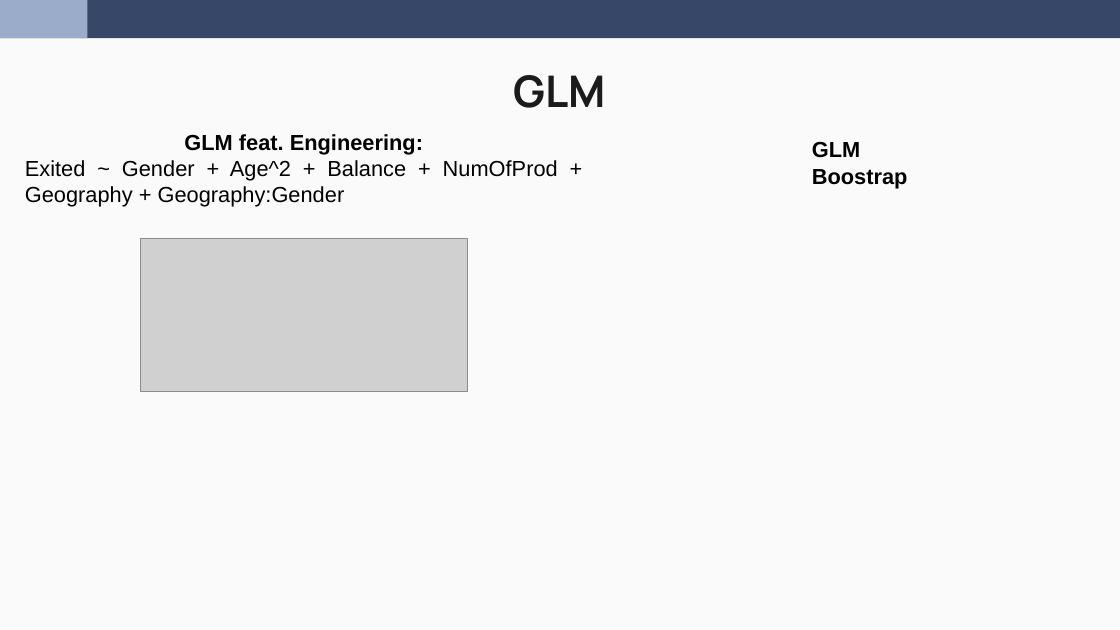
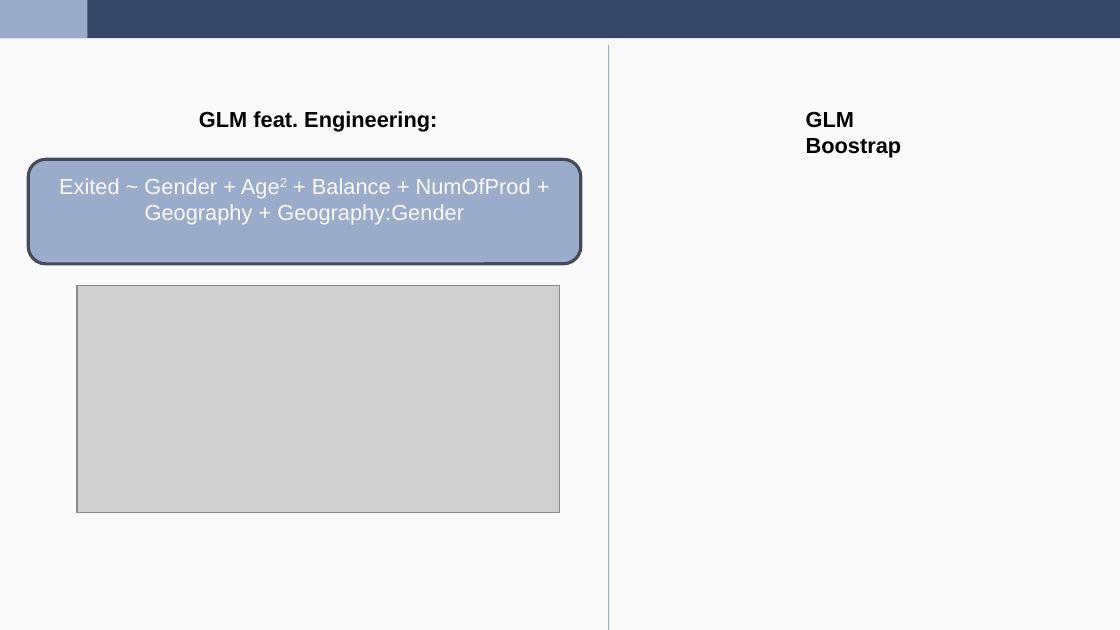
Before and after one commit to wen2111/Mineria, a slide deck: slide 17 of Entrega_2/00.REPORTE/Reporte_Grupo5.pptx (slide 16 before the commit). Drawn at 1120x630 pixels with LibreOffice and Linux fonts; fonts in the diff are those of the drawing; grey boxes stand for pictures. Boxes give left, top, right and bottom in pixels: in the first picture for what was removed or moved away, otherwise in the second. Text is boxed around its words. In the diff, an @@ line names an element or a change of style, - is before the commit and + after.

```diff
--- a/Entrega_2/00.REPORTE/Reporte_Grupo5.pptx
+++ b/Entrega_2/00.REPORTE/Reporte_Grupo5.pptx
@@ line added from (608, 45) to (608, 629), #96A8C7 0.75 pt @@
@@ title removed at (x1=514, y1=75, x2=606, y2=108) @@
-GLM
@@ text "GLM feat. Engineering:" moved from (x1=25, y1=134, x2=558, y2=207) to (x1=199, y1=111, x2=437, y2=132) @@
@@ text "GLM Boostrap" moved from (x1=812, y1=141, x2=908, y2=188) to (x1=806, y1=111, x2=902, y2=158) @@
@@ text at (x1=25, y1=160, x2=558, y2=207): paragraph removed @@
-Exited ~ Gender + Age^2 + Balance + NumOfProd + Geography + Geography:Gender
@@ rounded rectangle added at (x1=28, y1=159, x2=580, y2=263), fill #9BACCA, outline #444B59 2 pt, 14 pt, text #FAFAFA @@
+Exited ~ Gender + Age2 + Balance + NumOfProd + Geography + Geography:Gender
@@ picture resized from (x1=141, y1=239, x2=467, y2=392) to (x1=77, y1=286, x2=560, y2=513) @@
```
Also in this commit, not shown: 5 other slides changed, 2 slides added, 1 slide removed, 1 other file.
